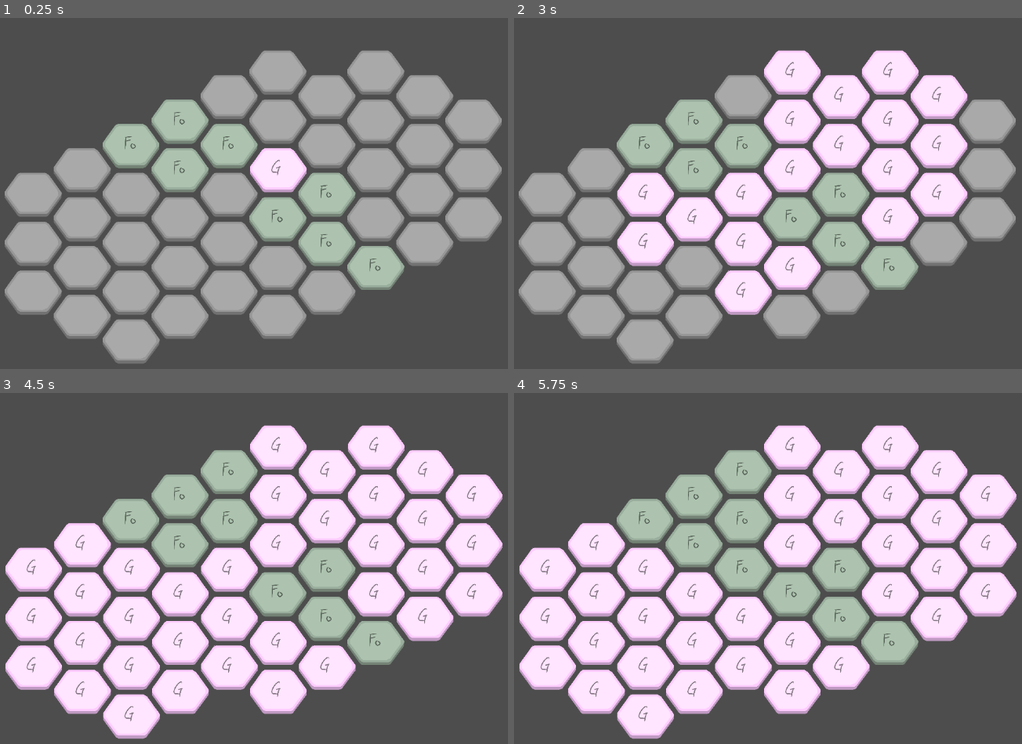
Above: before the commit, frames 1-4 (two rows, left to right).
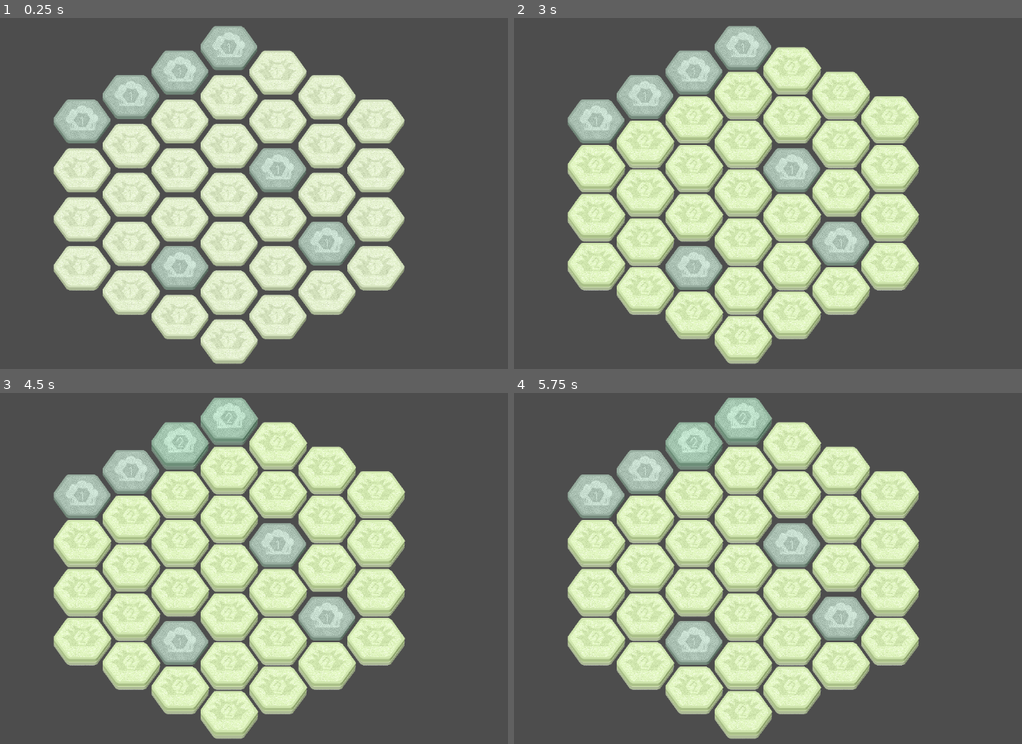
Above: after the commit, the same moments.

Repository: verityley/TheLastBeeastion
Game: Godot game, scene res://Scenes/Stages/Debug/testmap.tscn
Same seed, same stepped clock (60 frames per second), same inputs: the game is played once before the commit and once after it. The project has no main scene, so this scene is started directly.
Inputs (mouse positions are in pixels of both pictures, inside the frame that each line leads up to):
- Up to frame 1 (0.25 s): no input
- Up to frame 2 (3 s): tap Enter at 0.5, 2 s; move the mouse to (879, 175) at 0.52 s; press the mouse at (879, 175) at 0.53 s; tap Space (ProgressTurn) at 1.25, 2.1, 2.75 s; move the mouse to (615, 211) at 1.27 s; release the mouse at (615, 211) at 1.28 s; click (615, 211) at 1.35 s; move the mouse to (803, 116) at 2.02 s; press the mouse at (803, 116) at 2.03 s; move the mouse to (712, 263) at 2.77 s; release the mouse at (712, 263) at 2.78 s; click (712, 263) at 2.85 s
- Up to frame 3 (4.5 s): tap Enter at 3.5 s; move the mouse to (416, 621) at 3.52 s; press the mouse at (416, 621) at 3.53 s; tap 1 (Menu1) at 4.15 s; tap Space (ProgressTurn) at 4.25, 4.35 s; move the mouse to (40, 515) at 4.27 s; release the mouse at (40, 515) at 4.28 s
- Up to frame 4 (5.75 s): click (554, 515) at 4.55 s; tap 2 (Menu2) at 4.9 s; move the mouse to (773, 568) at 5.02 s; press the mouse at (773, 568) at 5.03 s; tap 3 (Menu3) at 5.65 s

The runs differ from the first frame. In frame 1, 54% of the frame differs, in the area x 0-99%, y 2-99%; in frame 2, 57%; in frame 3, 58%, in the area x 1-99%, y 1-99%; in frame 4, 58%.

Commit message:
More Rules Implementation, Brush Tiles

Diff:
--- /dev/null
+++ b/Assets/Tile Graphics/HexTileSet.tres
@@ -0,0 +1,108 @@
+[gd_resource type="TileSet" load_steps=6 format=3 uid="uid://bbassasgjjay2"]
+
+[ext_resource type="Resource" uid="uid://dqtqfkytvnrg3" path="res://Scripts/Resources/Tiles/Brush.tres" id="1_j1wbn"]
+[ext_resource type="Resource" uid="uid://cnhc412kmnt7t" path="res://Scripts/Resources/Tiles/Forest.tres" id="2_ktcp3"]
+[ext_resource type="Resource" uid="uid://br26kxo8wc1ag" path="res://Scripts/Resources/Tiles/Garden.tres" id="3_nf573"]
+[ext_resource type="Texture2D" uid="uid://bkhpfriatbcr3" path="res://Assets/Tile Graphics/minimalHexes.png" id="3_ouk5f"]
+
+[sub_resource type="TileSetAtlasSource" id="TileSetAtlasSource_sqpi7"]
+texture = ExtResource("3_ouk5f")
+texture_region_size = Vector2i(400, 400)
+0:0/0 = 0
+0:0/0/texture_origin = Vector2i(0, 40)
+0:0/0/custom_data_0 = ExtResource("1_j1wbn")
+0:0/0/custom_data_1 = 1
+1:0/0 = 0
+1:0/0/texture_origin = Vector2i(0, 40)
+1:0/0/custom_data_0 = ExtResource("1_j1wbn")
+1:0/0/custom_data_1 = 2
+2:0/0 = 0
+2:0/0/texture_origin = Vector2i(0, 40)
+2:0/0/custom_data_0 = ExtResource("1_j1wbn")
+2:0/0/custom_data_1 = 3
+0:1/0 = 0
+0:1/0/texture_origin = Vector2i(0, 40)
+0:1/0/custom_data_0 = ExtResource("2_ktcp3")
+0:1/0/custom_data_1 = 1
+1:1/0 = 0
+1:1/0/texture_origin = Vector2i(0, 40)
+1:1/0/custom_data_0 = ExtResource("2_ktcp3")
+1:1/0/custom_data_1 = 2
+2:1/0 = 0
+2:1/0/texture_origin = Vector2i(0, 40)
+2:1/0/custom_data_0 = ExtResource("2_ktcp3")
+2:1/0/custom_data_1 = 3
+0:2/0 = 0
+0:2/0/texture_origin = Vector2i(0, 40)
+0:2/0/custom_data_0 = ExtResource("3_nf573")
+0:2/0/custom_data_1 = 1
+1:2/0 = 0
+1:2/0/texture_origin = Vector2i(0, 40)
+1:2/0/custom_data_0 = ExtResource("3_nf573")
+1:2/0/custom_data_1 = 2
+2:2/0 = 0
+2:2/0/texture_origin = Vector2i(0, 40)
+2:2/0/custom_data_0 = ExtResource("3_nf573")
+2:2/0/custom_data_1 = 3
+0:3/0 = 0
+0:3/0/texture_origin = Vector2i(0, 40)
+0:3/0/custom_data_1 = 1
+1:3/0 = 0
+1:3/0/texture_origin = Vector2i(0, 40)
+1:3/0/custom_data_1 = 2
+2:3/0 = 0
+2:3/0/texture_origin = Vector2i(0, 40)
+2:3/0/custom_data_1 = 3
+0:4/0 = 0
+0:4/0/texture_origin = Vector2i(0, 40)
+0:4/0/custom_data_1 = 1
+1:4/0 = 0
+1:4/0/texture_origin = Vector2i(0, 40)
+1:4/0/custom_data_1 = 2
+2:4/0 = 0
+2:4/0/texture_origin = Vector2i(0, 40)
+2:4/0/custom_data_1 = 3
+0:5/0 = 0
+0:5/0/texture_origin = Vector2i(0, 40)
+0:5/0/custom_data_1 = 1
+1:5/0 = 0
+1:5/0/texture_origin = Vector2i(0, 40)
+1:5/0/custom_data_1 = 2
+2:5/0 = 0
+2:5/0/texture_origin = Vector2i(0, 40)
+2:5/0/custom_data_1 = 3
+0:6/0 = 0
+0:6/0/texture_origin = Vector2i(0, 40)
+0:6/0/custom_data_1 = 1
+1:6/0 = 0
+1:6/0/texture_origin = Vector2i(0, 40)
+1:6/0/custom_data_1 = 2
+2:6/0 = 0
+2:6/0/texture_origin = Vector2i(0, 40)
+2:6/0/custom_data_1 = 3
+0:7/0 = 0
+0:7/0/texture_origin = Vector2i(0, 40)
+0:7/0/custom_data_1 = 1
+1:7/0 = 0
+1:7/0/texture_origin = Vector2i(0, 40)
+1:7/0/custom_data_1 = 2
+2:7/0 = 0
+2:7/0/texture_origin = Vector2i(0, 40)
+2:7/0/custom_data_1 = 3
+0:10/0 = 0
+1:10/0 = 0
+2:10/0 = 0
+3:1/0 = 0
+3:1/0/texture_origin = Vector2i(0, 40)
+3:1/0/custom_data_0 = ExtResource("2_ktcp3")
+3:1/0/custom_data_1 = 4
+
+[resource]
+tile_shape = 3
+tile_offset_axis = 1
+tile_size = Vector2i(400, 300)
+custom_data_layer_0/name = "Tile Ruleset"
+custom_data_layer_0/type = 24
+custom_data_layer_1/name = "Stack Count"
+custom_data_layer_1/type = 2
+sources/0 = SubResource("TileSetAtlasSource_sqpi7")
--- a/Scenes/Stages/Debug/testmap.tscn
+++ b/Scenes/Stages/Debug/testmap.tscn
@@ -1,7 +1,7 @@
 [gd_scene load_steps=3 format=3 uid="uid://uyi36a5ltqmk"]
 
+[ext_resource type="TileSet" uid="uid://bbassasgjjay2" path="res://Assets/Tile Graphics/HexTileSet.tres" id="1_3oo0o"]
 [ext_resource type="Script" path="res://Scripts/Debug/debugMap.gd" id="2_a7dt0"]
-[ext_resource type="TileSet" uid="uid://crkgg41cl657i" path="res://Scripts/Debug/testTileMap.tres" id="2_xh506"]
 
 [node name="Testmap" type="Node2D"]
 
@@ -9,11 +9,25 @@
 y_sort_enabled = true
 texture_filter = 1
 scale = Vector2(0.3, 0.3)
-tile_set = ExtResource("2_xh506")
+tile_set = ExtResource("1_3oo0o")
 format = 2
 layer_0/y_sort_enabled = true
-layer_0/tile_data = PackedInt32Array(0, 2, 0, -65535, 196610, 0, 1, 65538, 0, 65537, 2, 0, 65538, 65538, 0, 2, 65538, 0, 65539, 65538, 0, 131072, 2, 0, 131071, 2, 0, 65535, 2, 0, 65534, 2, 0, 131070, 2, 0, 131073, 2, 0, 131074, 2, 0, 65536, 2, 0, -1, 65538, 0, -65536, 65538, 0, -65537, 65538, 0, -2, 65538, 0, 3, 2, 0, -65533, 2, 0, -65534, 2, 0, -131071, 2, 0, -131070, 2, 0, -131069, 2, 0, -65532, 2, 0, 4, 2, 0, 65540, 2, 0, 5, 2, 0, -65531, 2, 0, -131067, 2, 0, -131068, 2, 0, -196605, 2, 0, -131072, 2, 0, -196607, 2, 0, 196607, 2, 0, 196606, 2, 0, 131069, 2, 0, 65533, 2, 0, -3, 2, 0, 65532, 2, 0, 131068, 2, 0, 196604, 2, 0, 196605, 2, 0, 262142, 2, 0)
+layer_0/tile_data = PackedInt32Array(65535, 0, 0, -1, 0, 0, -65536, 0, 0, -65535, 0, 1, 1, 0, 0, 65536, 0, 0, 0, 0, 0, 131072, 0, 0, 131071, 0, 1, 131070, 0, 0, 65534, 0, 0, -2, 0, 0, -65537, 0, 0, -131072, 0, 0, -131071, 0, 0, -65534, 0, 0, 2, 0, 0, 65537, 0, 0, 65538, 0, 1, 196606, 0, 0, 196607, 0, 0, 196608, 0, 0, 131073, 0, 0, 131074, 0, 0, 65539, 0, 0, 3, 0, 0, -65533, 0, 0, -131069, 0, 0, -131070, 0, 0, -196607, 0, 0, -196608, 0, 1, -131073, 0, 1, -65538, 0, 1, -65539, 0, 1, -3, 0, 0, 65533, 0, 0, 131069, 0, 0)
 script = ExtResource("2_a7dt0")
 
 [node name="Camera2D" type="Camera2D" parent="."]
 position = Vector2(58, 43)
+
+[node name="Control" type="Control" parent="."]
+visible = false
+layout_mode = 3
+anchors_preset = 0
+offset_right = 40.0
+offset_bottom = 40.0
+
+[node name="Panel" type="Panel" parent="Control"]
+layout_mode = 0
+offset_left = 534.0
+offset_top = 133.0
+offset_right = 633.0
+offset_bottom = 232.0
--- a/Scripts/Board/BeeWorker.gd
+++ /dev/null
@@ -1,2 +0,0 @@
-extends Resource
-class_name Entity
--- /dev/null
+++ b/Scripts/Board/BrushRules.gd
@@ -0,0 +1,29 @@
+extends TileRuleset
+class_name BrushRules
+
+@export var forestRuleset:TileRuleset
+
+func UpdateHex(map:WorldMap, coords:Vector2i):
+	var neighbors = map.GetAllAdjacent(coords)
+	self.counterStart = map.hexDatabase[coords].stackCount+1
+
+	#print(coords, "'s Brush Counter is at: ", map.hexDatabase[coords].counter)
+	for tile in neighbors: #Try to spread to nearby fertile land every turn.
+		if !map.hexDatabase.has(tile):
+			continue
+		if TagTrig(map, tile, "Fertile"): #Brush spreads to fertile
+			if CompareTrig(map, coords, tile, false): #Only if stack is lower
+				#print("Found Fertile Land!")
+				map.ChangeTile(tile, self)
+				map.updateOrder.erase(tile)
+
+	if TimeTrig(map, coords):
+		if MinMaxTrig(map, coords, true):
+			if TagTrig(map, coords, "Damp"):
+				map.ChangeTile(coords, forestRuleset, 1, false)
+		else:
+			map.ChangeStack(coords, 1)
+			#print("Stacks are at: ", map.hexDatabase[coords].stackCount)
+			map.hexDatabase[coords].counter = self.counterStart+1
+	else:
+		map.hexDatabase[coords].counter = clampi(map.hexDatabase[coords].counter - 1, 0, self.counterStart)
--- /dev/null
+++ b/Scripts/Board/Entity.gd
@@ -0,0 +1,6 @@
+extends Resource
+class_name Entity
+
+@export var name:String
+@export var sprite:CompressedTexture2D
+var entityTags:Dictionary
--- a/Scripts/Board/ForestRules.gd
+++ b/Scripts/Board/ForestRules.gd
@@ -3,15 +3,19 @@
 
 func UpdateHex(map:WorldMap, coords:Vector2i):
 	var neighbors = map.GetAllAdjacent(coords)
-	print(map.hexDatabase[coords].counter)
+	#print(coords, "'s Forest Counter is at: ", map.hexDatabase[coords].counter)
 	if TimeTrig(map, coords): #If this hex's counter has reached zero, check neighbors for open tiles
 		var RNG = RandomNumberGenerator.new().randi_range(0, neighbors.size()-1)
-		var tile = neighbors[RNG]
-		if map.hexDatabase.has(tile):
-			prints(tile, map.hexDatabase[tile].tileType.name)
-			if TagTrig(map, tile, "Open"): #If open tile found, change tile to forest stack 1
-				print("Found Open Land! Growing Saplings")
-				map.ChangeTile(tile, self)
-				map.updateOrder.erase(tile)
+		var RNGtile = neighbors[RNG]
+		if map.hexDatabase.has(RNGtile):
+			#prints(RNGtile, map.hexDatabase[RNGtile].tileType.name)
+			if TagTrig(map, RNGtile, "Open"): #If open tile found, change tile to forest stack 1
+				if CompareTrig(map, coords, RNGtile, false): #Only spread if stack is lower
+					print("Found Open Land! Growing Saplings")
+					map.ChangeTile(RNGtile, self)
+					map.updateOrder.erase(RNGtile)
+			elif TileTrig(map, RNGtile, self):
+				map.ChangeStack(RNGtile, 1)
 			map.hexDatabase[coords].counter = self.counterStart
-	map.hexDatabase[coords].counter = clampi(map.hexDatabase[coords].counter - 1, 0, self.counterStart)
+	else:
+		map.hexDatabase[coords].counter = clampi(map.hexDatabase[coords].counter - 1, 0, self.counterStart)
--- a/Scripts/Board/GardenRules.gd
+++ b/Scripts/Board/GardenRules.gd
@@ -1,19 +1,36 @@
 extends TileRuleset
 class_name GardenRules
 
-@export var emptyRules:TileRuleset
+func UpdateHex(map:WorldMap, coords:Vector2i):
+	#var neighbors = map.GetAllAdjacent(coords)
+	##print("Starting Garden Spread")
+	#for tile in neighbors:
+		#if !map.hexDatabase.has(tile):
+			#continue
+		##prints(tile, map.hexDatabase[tile].tileType.name)
+		#if TagTrig(map, tile, "Fertile"):
+			##print("Found Fertile Land!")
+			#map.ChangeTile(tile, self)
+			#map.updateOrder.erase(tile)
 
-func UpdateHex(map:WorldMap, coords:Vector2i):
 	var neighbors = map.GetAllAdjacent(coords)
-	#print("Starting Garden Spread")
-	for tile in neighbors:
-		if !map.hexDatabase.has(tile):
-			continue
-		#prints(tile, map.hexDatabase[tile].tileType.name)
-		if TileTrig(map, tile, emptyRules) or TagTrig(map, tile, "Fertile"):
-			#print("Found Fertile Land!")
-			map.ChangeTile(tile, self)
-			map.updateOrder.erase(tile)
+	#print(coords, "'s Forest Counter is at: ", map.hexDatabase[coords].counter)
+	var RNG:int
+	var RNGtile:Vector2i
+	#For each stack of garden tile, propogate once. If propogates into garden, increase stack of target.
+	for i in range(map.hexDatabase[coords].stackCount):
+		RNG = RandomNumberGenerator.new().randi_range(0, neighbors.size()-1)
+		RNGtile = neighbors[RNG]
+		if map.hexDatabase.has(RNGtile):
+			#prints(tile, map.hexDatabase[tile].tileType.name)
+			if TagTrig(map, RNGtile, "Fertile"): #If fertile tile found, change tile to garden stack 1
+				#print("Found Fertile Land! Growing Garden.")
+				map.ChangeTile(RNGtile, self)
+				map.updateOrder.erase(RNGtile)
+			elif TileTrig(map, RNGtile, self):
+				print("Found Garden Tile, growing stacks on target.")
+				map.ChangeStack(RNGtile, 1)
+
 
 	pass #For subresource, list all possible trigger/effect combos as ordered if statements
 	#if triggerX(map, coords) == true:
--- a/Scripts/Board/Hex.gd
+++ b/Scripts/Board/Hex.gd
@@ -7,3 +7,4 @@
 var tags:Dictionary
 var entityOnTile:Entity #Used for worker bees, specialists, or threats like sparks and enemies
 var counter:int #Used for turn timers and slower growths
+var topper:Sprite2D
--- a/Scripts/Board/TileRuleset.gd
+++ b/Scripts/Board/TileRuleset.gd
@@ -96,6 +96,7 @@
 	if lowHigh == false:
 		if currentTile.stackCount > targetTile.stackCount: #True if current higher than target
 			trigger = true
+			#print("Target lower in stacks")
 	else:
 		if currentTile.stackCount < targetTile.stackCount: #True if target higher than current
 			trigger = true
--- a/Scripts/Board/WorldMap.gd
+++ b/Scripts/Board/WorldMap.gd
@@ -36,6 +36,16 @@
 	pass
 	#Make sure to skip any hex that has already updated, or been newly placed this turn
 	#Be sure to remove tile coords from updateOrder if they've been changed by anything in this function
+
+func GetDirection(coords:Vector2i, targetCoords:Vector2i) -> int:
+	var direction:int = 0
+	#Iterate through directions from coords, checking if cell_neighbor equals target coords, return match
+	var neighborCoords:Vector2i
+	while targetCoords != neighborCoords:
+		direction += 1
+		neighborCoords = GetAdjacent(coords, direction)
+		print("Direction Index: ", direction)
+	return direction
 
 func GetAdjacent(coords:Vector2i, directionIndex:int) -> Vector2i:
 	if directionIndex == 1:
@@ -86,46 +96,74 @@
 					hexes.append(currentHex)
 					#print("Found new hex, adding: ", currentHex)
 		currentRing += 1
+	return hexes
 
-	return hexes
+func GetAcross(coords:Vector2i, targetCoords:Vector2i) -> Vector2i:
+	var tileAcross:Vector2i
+	#get direction of target tile compared to current, then get adjacent in that direction from target
+	var direction = GetDirection(coords, targetCoords)
+	tileAcross = GetAdjacent(targetCoords, direction)
+	return tileAcross
 
 func ChangeStack(coords:Vector2i, amount:int):
 	var targetTile:Hex = hexDatabase[coords]
 	#play sound from targetTile.tileType.soundScale, scale position based on stack, octave based on +/-
 	#As long as the amount change wouldn't take it below 0 or above max, change amount.
-	if targetTile.stackCount + amount > 0 and targetTile.stackCount + amount < targetTile.tileType.stackMax:
+	if targetTile == null:
+		return
+	if targetTile.stackCount + amount > 0 and targetTile.stackCount + amount <= targetTile.tileType.stackMax:
 		targetTile.stackCount += amount
+		set_cell(0, coords, 0, targetTile.tileType.tileIndex + Vector2i(targetTile.stackCount-1, 0))
+		#Add line of code to progress tile's spritesheet "animation set" or variant/alt
 	elif targetTile.stackCount + amount <= 0:
 		pass
 		#NoStackTrig(targetTile)
-	elif targetTile.stackCount + amount >= targetTile.tileType.stackMax:
+	elif targetTile.stackCount + amount > targetTile.tileType.stackMax:
 		pass
+		#print("Tile at Maximum Stacks!")
 		#MaxStackTrig(targetTile)
 
 func ChangeTags(coords:Vector2i, tagsToAdd:Dictionary, soft:bool=false):
 	#Swap out tags on target tile. If "soft", adds tags instead of replacing.
 	var targetTile:Hex = hexDatabase[coords]
-
-	if targetTile != null:
-		if soft == false:
-			targetTile.tags = tagsToAdd
-		else:
-			for tag in tagsToAdd:
-				if !targetTile.tags.has(tag):
-					targetTile.tags[tag] = tagsToAdd[tag]
-				elif targetTile.tags.has(tag) and targetTile.tags[tag] == false:
-					targetTile.tags[tag] = true
+	if targetTile == null:
+		return
+	if soft == false:
+		targetTile.tags = tagsToAdd
+	else:
+		for tag in tagsToAdd:
+			if !targetTile.tags.has(tag):
+				targetTile.tags[tag] = tagsToAdd[tag]
+			elif targetTile.tags.has(tag) and targetTile.tags[tag] == false:
+				targetTile.tags[tag] = true
 
 func ChangeTile(coords:Vector2i, type:TileRuleset, stacks:int=1, soft:bool=false):
 	#Swap out target tile. If "soft", adds tags to resulting tile's tags. Optionally set stack count, default 1.
 	var targetTile:Hex = hexDatabase[coords]
 	#play random sound from targetTile.tileType.soundScale
-	if targetTile != null:
-		if targetTile.tags.has("Irreplacable") and targetTile.tags["Irreplacable"] == false:
-			set_cell(0, coords, 2, type.tileIndex) #add stack count as alternate tile, needs RESEARCH
-			targetTile.tileType = type
-			targetTile.stackCount = stacks
-			targetTile.counter = type.counterStart
-			if targetTile.counter != -1:
-				print("Counter: ", targetTile.counter)
-			ChangeTags(coords, type.tagsDatabase, soft)
+	if targetTile == null:
+		return
+	if targetTile.tags.has("Irreplacable") and targetTile.tags["Irreplacable"] == false:
+		targetTile.tileType = type
+		targetTile.stackCount = stacks
+		targetTile.counter = type.counterStart
+		if targetTile.counter != -1:
+			print("Counter: ", targetTile.counter)
+		#Keep tile graphic atlas to tile types going vertical, stacks going horizontal. New columns OK
+		set_cell(0, coords, 0, type.tileIndex + Vector2i(targetTile.stackCount-1, 0))
+		ChangeTags(coords, type.tagsDatabase, soft)
+
+func ChangeEntity(coords:Vector2i, entity:Entity, forceReplace:bool=false):
+	#Swap out target entity/worker.
+	var targetTile:Hex = hexDatabase[coords]
+	if targetTile == null:
+		return
+	if targetTile.entityOnTile != null and forceReplace == false:
+		return
+	if targetTile.entityOnTile.entityTags["Irreplacable"] == true:
+		return
+	targetTile.entityOnTile = entity
+	#Change entity graphic out for new
+
+func ChangeTopper(coords:Vector2i, topperSprite:Sprite2D, additive:bool):
+	pass
--- a/Scripts/Debug/debugMap.gd
+++ b/Scripts/Debug/debugMap.gd
@@ -7,20 +7,22 @@
 
 # Called every frame. 'delta' is the elapsed time since the previous frame.
 func _input(event):
-	if Input.is_action_pressed("Menu1"):
-		setTile = preload("res://Scripts/Resources/Tiles/Empty.tres")
-	if Input.is_action_pressed("Menu2"):
-		setTile = preload("res://Scripts/Resources/Tiles/Forest.tres")
-	if Input.is_action_pressed("Menu3"):
-		pass
-		#setTile = preload("res://Scripts/Resources/Tiles/Water.tres")
-	if Input.is_action_pressed("Menu4"):
-		setTile = preload("res://Scripts/Resources/Tiles/Garden.tres")
-	if Input.is_action_pressed("LeftClick"):
-		var selected = local_to_map(get_global_mouse_position() / self.scale)
-		#prints(selected, setTile.name)
-		if get_cell_tile_data(0, selected) != null:
-			ChangeTile(selected, setTile)
+
+
+	#if Input.is_action_pressed("Menu1"):
+		#setTile = preload("res://Scripts/Resources/Tiles/Empty.tres")
+	#if Input.is_action_pressed("Menu2"):
+		#setTile = preload("res://Scripts/Resources/Tiles/Forest.tres")
+	#if Input.is_action_pressed("Menu3"):
+		#pass
+		##setTile = preload("res://Scripts/Resources/Tiles/Water.tres")
+	#if Input.is_action_pressed("Menu4"):
+		#setTile = preload("res://Scripts/Resources/Tiles/Garden.tres")
+	#if Input.is_action_pressed("LeftClick"):
+		#var selected = local_to_map(get_global_mouse_position() / self.scale)
+		##prints(selected, setTile.name)
+		#if get_cell_tile_data(0, selected) != null:
+			#ChangeTile(selected, setTile)
 		#for tile in GetAllAdjacent(selected):
 			#if get_cell_tile_data(0, tile) == null:
 				#await get_tree().create_timer(0.1).timeout
--- /dev/null
+++ b/Scripts/Resources/Tiles/Brush.tres
@@ -0,0 +1,24 @@
+[gd_resource type="Resource" script_class="BrushRules" load_steps=3 format=3 uid="uid://dqtqfkytvnrg3"]
+
+[ext_resource type="Resource" uid="uid://cnhc412kmnt7t" path="res://Scripts/Resources/Tiles/Forest.tres" id="1_0rosu"]
+[ext_resource type="Script" path="res://Scripts/Board/BrushRules.gd" id="1_r5mcl"]
+
+[resource]
+script = ExtResource("1_r5mcl")
+forestRuleset = ExtResource("1_0rosu")
+name = "Grasslands"
+tileIndex = Vector2i(0, 0)
+stackMax = 3
+counterStart = 2
+soundScale = []
+tagsDatabase = {
+"Blocked": false,
+"Damp": false,
+"Fertile": false,
+"Flammable": true,
+"Irreplacable": false,
+"Open": true
+}
+trigTag = ""
+trigTurns = 0
+trigFlowTile = Vector2i(0, 0)
--- a/Scripts/Resources/Tiles/Forest.tres
+++ b/Scripts/Resources/Tiles/Forest.tres
@@ -4,9 +4,9 @@
 
 [resource]
 script = ExtResource("1_wq34p")
-name = ""
-tileIndex = Vector2i(1, 0)
-stackMax = 1
+name = "Forest"
+tileIndex = Vector2i(0, 1)
+stackMax = 4
 counterStart = 3
 soundScale = []
 tagsDatabase = {
--- a/Scripts/Resources/Tiles/Garden.tres
+++ b/Scripts/Resources/Tiles/Garden.tres
@@ -1,13 +1,11 @@
-[gd_resource type="Resource" script_class="GardenRules" load_steps=3 format=3 uid="uid://br26kxo8wc1ag"]
+[gd_resource type="Resource" script_class="GardenRules" load_steps=2 format=3 uid="uid://br26kxo8wc1ag"]
 
 [ext_resource type="Script" path="res://Scripts/Board/GardenRules.gd" id="1_iaf6g"]
-[ext_resource type="Resource" uid="uid://1h1y842hrk2" path="res://Scripts/Resources/Tiles/Empty.tres" id="1_q17b2"]
 
 [resource]
 script = ExtResource("1_iaf6g")
-emptyRules = ExtResource("1_q17b2")
 name = "Garden"
-tileIndex = Vector2i(3, 0)
+tileIndex = Vector2i(0, 2)
 stackMax = 3
 counterStart = -1
 soundScale = []
@@ -15,7 +13,7 @@
 "Blocked": false,
 "Damp": false,
 "Fertile": false,
-"Flammable": false,
+"Flammable": true,
 "Irreplacable": false,
 "Open": true
 }
Binary file added: Assets/Tile Graphics/minimalHexes.png
Not shown, added: Assets/Tile Graphics/minimalHexes.png.import
